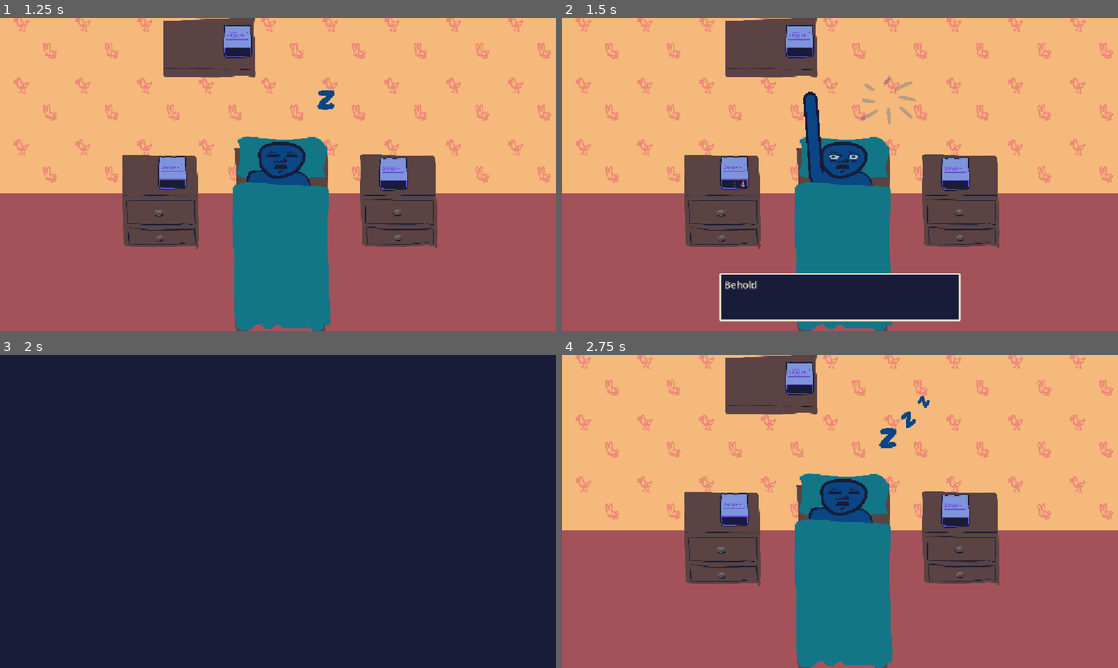
Above: before the commit, frames 1-4 (two rows, left to right).
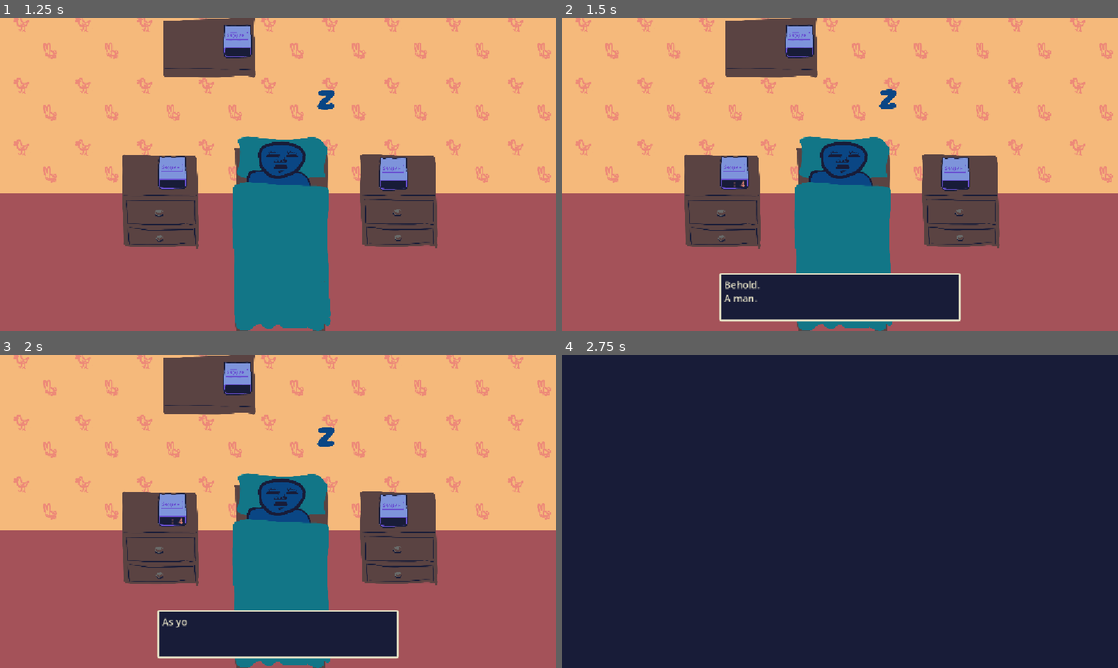
Above: after the commit, the same moments.

Repository: harperstoeckle/be_late_for_work
Game: Godot game, scene res://scenes/main.tscn
Same seed, same stepped clock (60 frames per second), same inputs: the game is played once before the commit and once after it. Sound files missing from this copy of the repository are replaced by a short silence.
Inputs:
- Up to frame 1 (1.25 s): tap Enter (ui_accept) at 0.5, 0.77, 1.07 s; hold Right (ui_right) from 0.53 s (still down); hold J (snooze_0) from 0.53 s (still down); tap K (snooze_1) at 0.8 s
- Up to frame 2 (1.5 s): release Right (ui_right) at 1.28 s; release J (snooze_0) at 1.28 s; hold Left (ui_left) from 1.28 s (still down); tap K (snooze_1) at 1.35 s
- Up to frame 3 (2 s): keep holding Left (ui_left); tap Enter (ui_accept) at 1.52, 1.82 s; tap L (snooze_2) at 1.55 s
- Up to frame 4 (2.75 s): release Left (ui_left) at 2.03 s; hold Right (ui_right) from 2.03 s (still down); hold L (snooze_2) from 2.03 s (still down); tap Enter (ui_accept) at 2.3 s

Frame 1 is identical in both runs. In frame 2, 1.1% of the frame differs, in the area x 29-64%, y 18-91%; in frame 3, 93%; in frame 4, 99%, in the area x 0-100%, y 0-100%.
Error in both runs: Modulo by zero error in operator '%'. (res://scripts/main.gd:148)

Commit message:
Use jkl to continue dialogue when possible

Diff:
--- a/scripts/main.gd
+++ b/scripts/main.gd
@@ -162,17 +162,22 @@
 
 	if event.is_action_pressed("ui_accept"):
 		if _is_showing_dialogue():
-			if not _is_dialogue_fully_visible():
-				# Skip dialogue if it's not finished being displayed.
-				_dialogue_label.visible_ratio = 1.0
-			else:
-				_continue_dialogue()
+			_skip_or_continue_dialogue()
 	elif event.is_action_pressed("snooze_0"):
-		_do_alarm_input(_alarm_spec_0)
+		if _is_showing_dialogue():
+			_skip_or_continue_dialogue()
+		else:
+			_do_alarm_input(_alarm_spec_0)
 	elif event.is_action_pressed("snooze_1"):
-		_do_alarm_input(_alarm_spec_2)
+		if _is_showing_dialogue():
+			_skip_or_continue_dialogue()
+		else:
+			_do_alarm_input(_alarm_spec_2)
 	elif event.is_action_pressed("snooze_2"):
-		_do_alarm_input(_alarm_spec_1)
+		if _is_showing_dialogue():
+			_skip_or_continue_dialogue()
+		else:
+			_do_alarm_input(_alarm_spec_1)
 	elif event.is_action_pressed("ui_left"):
 		_clear_transient_story_state()
 		_story_index = max(0, _story_index - 2)
@@ -180,6 +185,13 @@
 	elif event.is_action_pressed("ui_right"):
 		_clear_transient_story_state()
 		_do_next_story()
+
+func _skip_or_continue_dialogue() -> void:
+	if not _is_dialogue_fully_visible():
+		# Skip dialogue if it's not finished being displayed.
+		_dialogue_label.visible_ratio = 1.0
+	else:
+		_continue_dialogue()
 
 # Handle logic for the passing of the nth subdivision.
 func _handle_subdivision(n: int) -> void:
